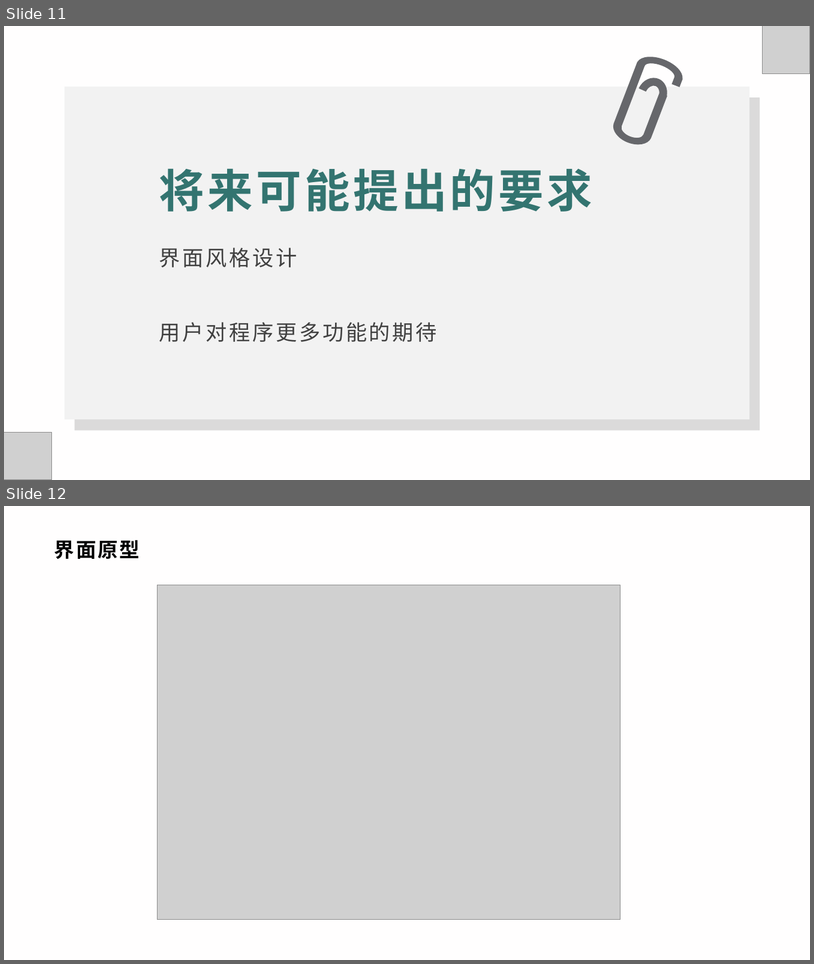
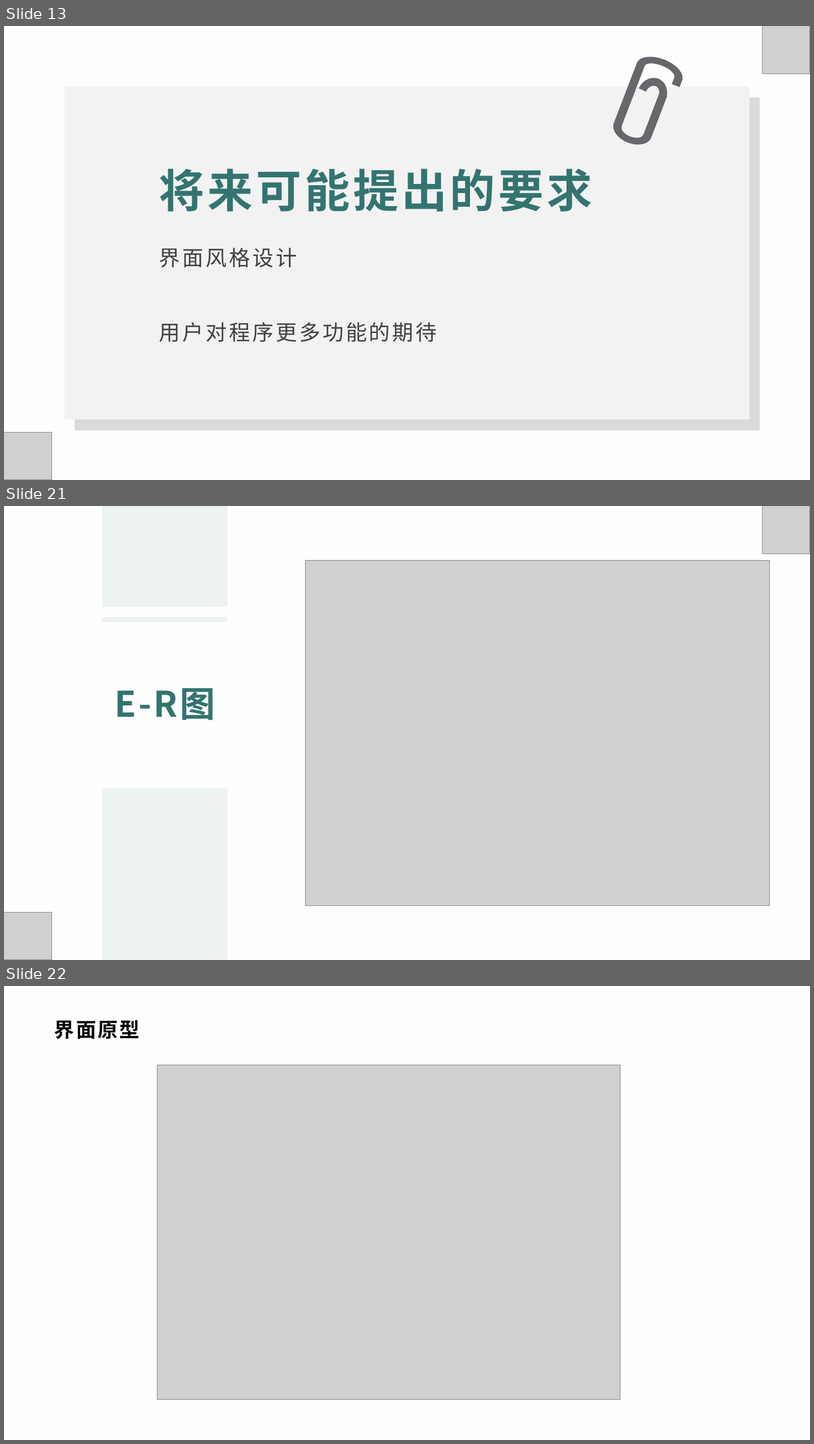
Before and after one commit to xlisses/ruang, a slide deck: Requirement_Statements/需求分析.pptx. Shown one above the other, each under a label of ours: slides 11 and 12 before the commit, slides 13, 21 and 22 after it; the slides between them are not shown. The pictures are 814x964 and 814x1444 pixels, drawn with LibreOffice and Linux fonts; fonts in the diff are those of the drawing; grey boxes stand for pictures; background and template pictures are left out. Boxes give left, top, right and bottom in pixels: in the first picture for what was removed or moved away, otherwise in the second. Text is boxed around its words. In the diff, an @@ line names an element or a change of style, - is before the commit and + after.

```diff
--- a/Requirement_Statements/需求分析.pptx
+++ b/Requirement_Statements/需求分析.pptx
@@ slide 21 added at (4,506,810,960), background #FFFEFE @@
@@ rectangle added at (102,506,228,607), fill #EDF2F2 @@
@@ picture added at (763,506,810,554) @@
@@ picture added at (306,561,770,906) @@
@@ rectangle added at (102,617,228,622), fill #EDF2F2 @@
@@ text added at (114,688,215,720), 42 pt, text #337470, bold @@
+E-R图
@@ rectangle added at (102,789,228,960), fill #EDF2F2 @@
@@ picture added at (4,912,52,960) @@
@@ what was slide 11 is now slide 13 @@
@@ what was slide 12 is now slide 22 @@
```
Also in this commit, not shown: 2 slides changed, 10 other slides added.
